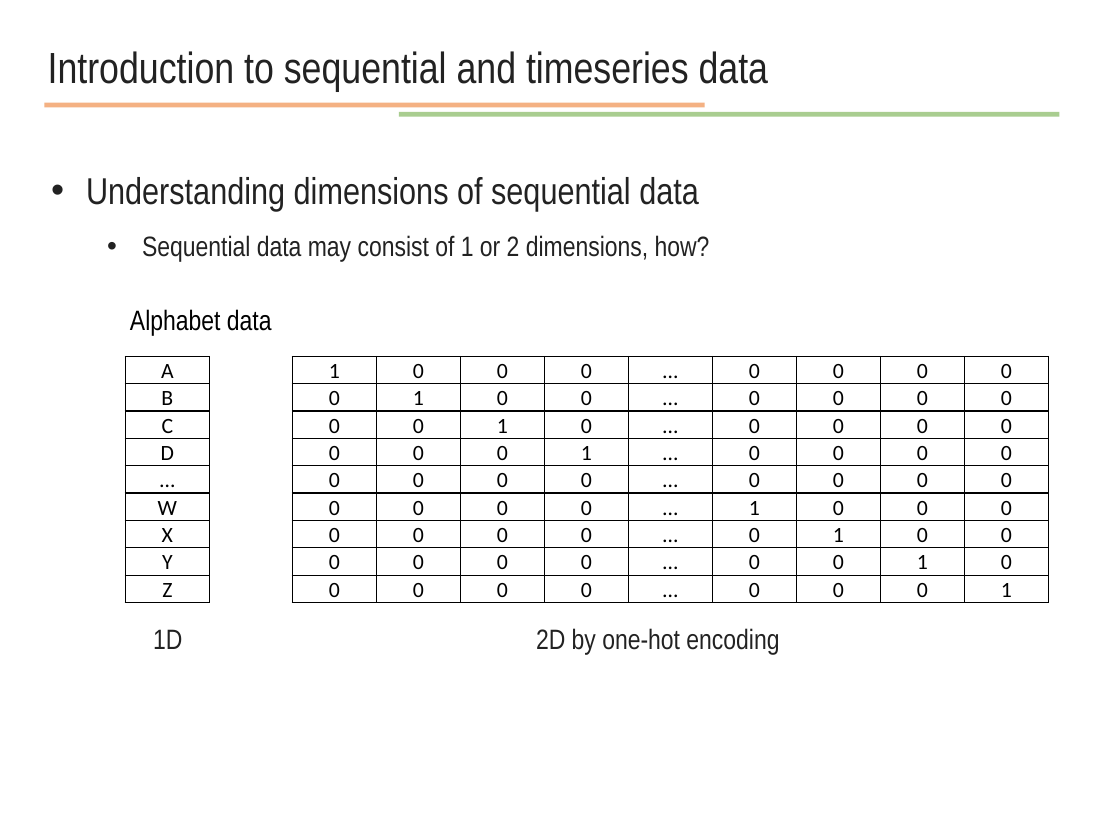
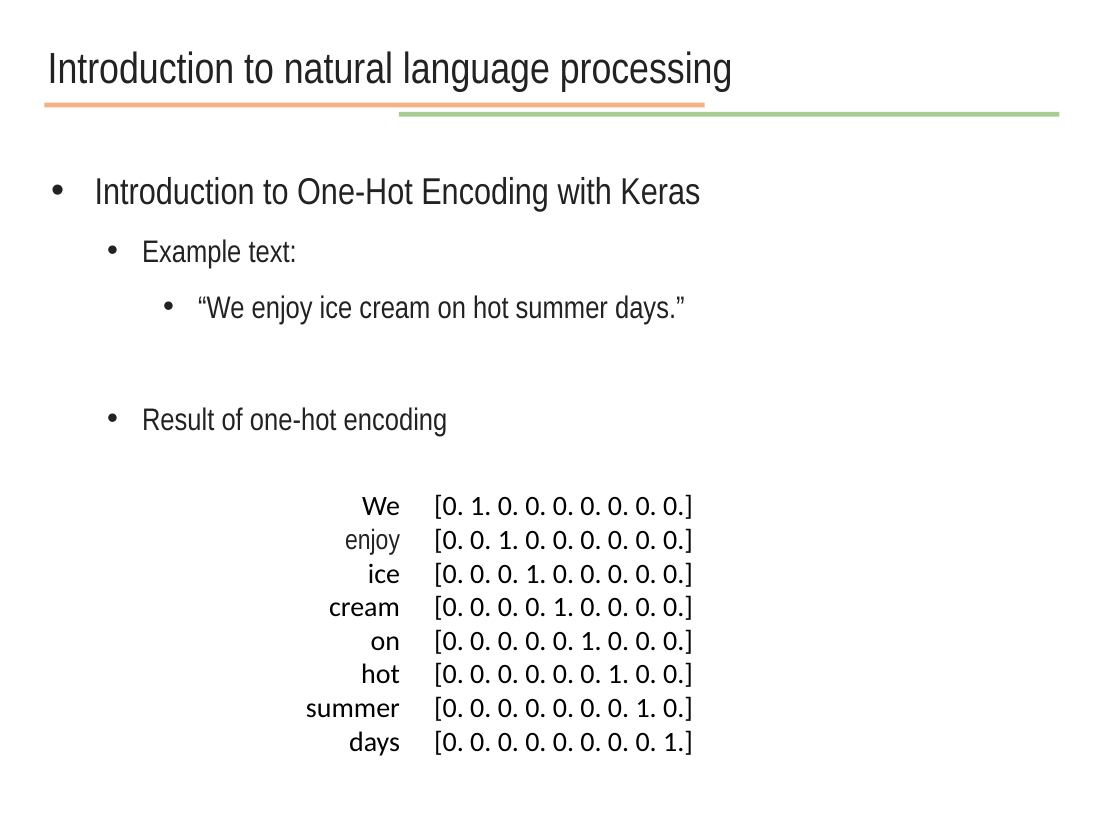
Before and after one commit to JunetaeKim/DeepLearningClass, a slide deck: slide 13 of Week14/week14 natural language processing.pptx (slide 19 before the commit). Drawn at 1120x840 pixels with LibreOffice and Linux fonts; fonts in the diff are those of the drawing. Boxes give left, top, right and bottom in pixels: in the first picture for what was removed or moved away, otherwise in the second. Text is boxed around its words. In the diff, an @@ line names an element or a change of style, - is before the commit and + after.

```diff
--- a/Week14/week14 natural language processing.pptx
+++ b/Week14/week14 natural language processing.pptx
@@ text at bbox=[48, 51, 733, 92]: text changed @@
-Introduction to sequential and timeseries data
+Introduction to natural language processing
@@ text at bbox=[95, 177, 700, 435]: text changed; size 18 to 20 pt @@
-• Understanding dimensions of sequential data
-  • Sequential data may consist of 1 or 2 dimensions, how?
+• Introduction to One-Hot Encoding with Keras
+  • Example text:
+    • “We enjoy ice cream on hot summer days.”
+  • Result of one-hot encoding
@@ text removed at bbox=[130, 309, 272, 336] @@
-Alphabet data
@@ table removed at bbox=[125, 356, 209, 607], 9 rows, 1 columns @@
-A
-B
-C
-D
-…
-W
-X
-Y
-Z
@@ table removed at bbox=[292, 356, 1048, 607], 9 rows, 9 columns @@
-1 | 0 | 0 | 0 | … | 0 | 0 | 0 | 0
-0 | 1 | 0 | 0 | … | 0 | 0 | 0 | 0
-0 | 0 | 1 | 0 | … | 0 | 0 | 0 | 0
-0 | 0 | 0 | 1 | … | 0 | 0 | 0 | 0
-0 | 0 | 0 | 0 | … | 0 | 0 | 0 | 0
-0 | 0 | 0 | 0 | … | 1 | 0 | 0 | 0
-0 | 0 | 0 | 0 | … | 0 | 1 | 0 | 0
-0 | 0 | 0 | 0 | … | 0 | 0 | 1 | 0
-0 | 0 | 0 | 0 | … | 0 | 0 | 0 | 1
@@ text added at bbox=[306, 497, 400, 756], 18 pt, text #000000 @@
+We
+enjoy
+ice
+cream
+on
+hot
+summer
+days
@@ text added at bbox=[434, 494, 693, 755], 18 pt, text #000000 @@
+[0. 1. 0. 0. 0. 0. 0. 0. 0.]
+[0. 0. 1. 0. 0. 0. 0. 0. 0.]
+[0. 0. 0. 1. 0. 0. 0. 0. 0.]
+[0. 0. 0. 0. 1. 0. 0. 0. 0.]
+[0. 0. 0. 0. 0. 1. 0. 0. 0.]
+[0. 0. 0. 0. 0. 0. 1. 0. 0.]
+[0. 0. 0. 0. 0. 0. 0. 1. 0.]
+[0. 0. 0. 0. 0. 0. 0. 0. 1.]
@@ text removed at bbox=[153, 629, 182, 649] @@
-1D
@@ text removed at bbox=[536, 628, 779, 655] @@
-2D by one-hot encoding
```
Also in this commit, not shown: 2 other slides changed, 3 slides added, 39 slides removed, 1 other file.
